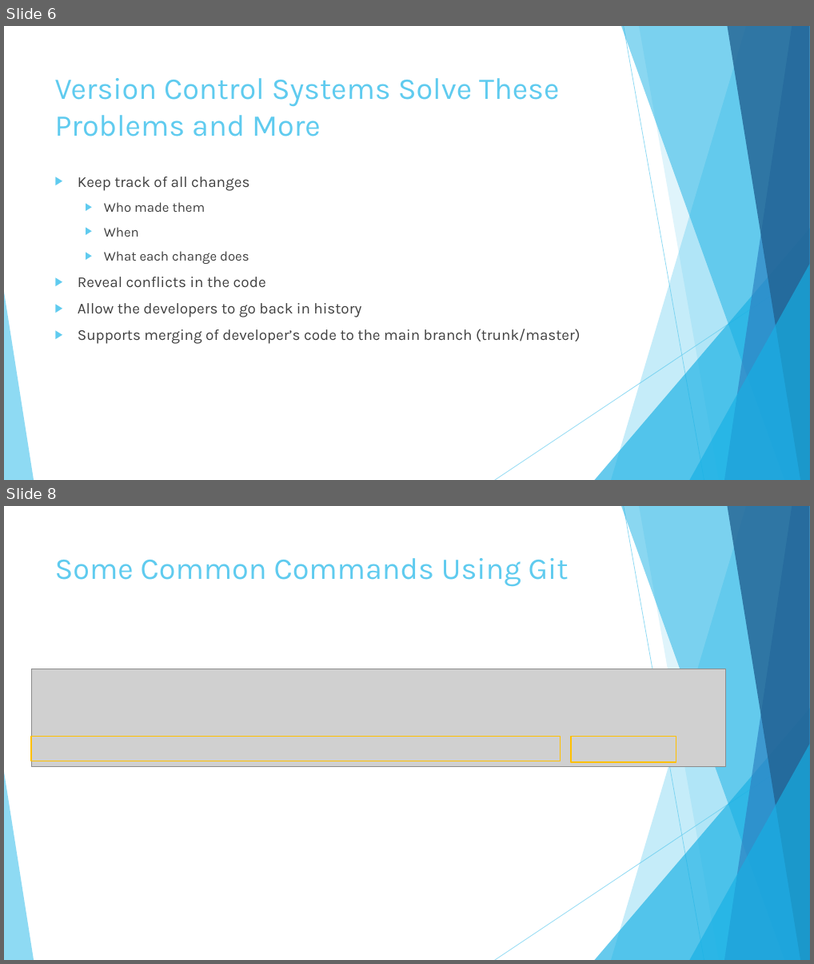
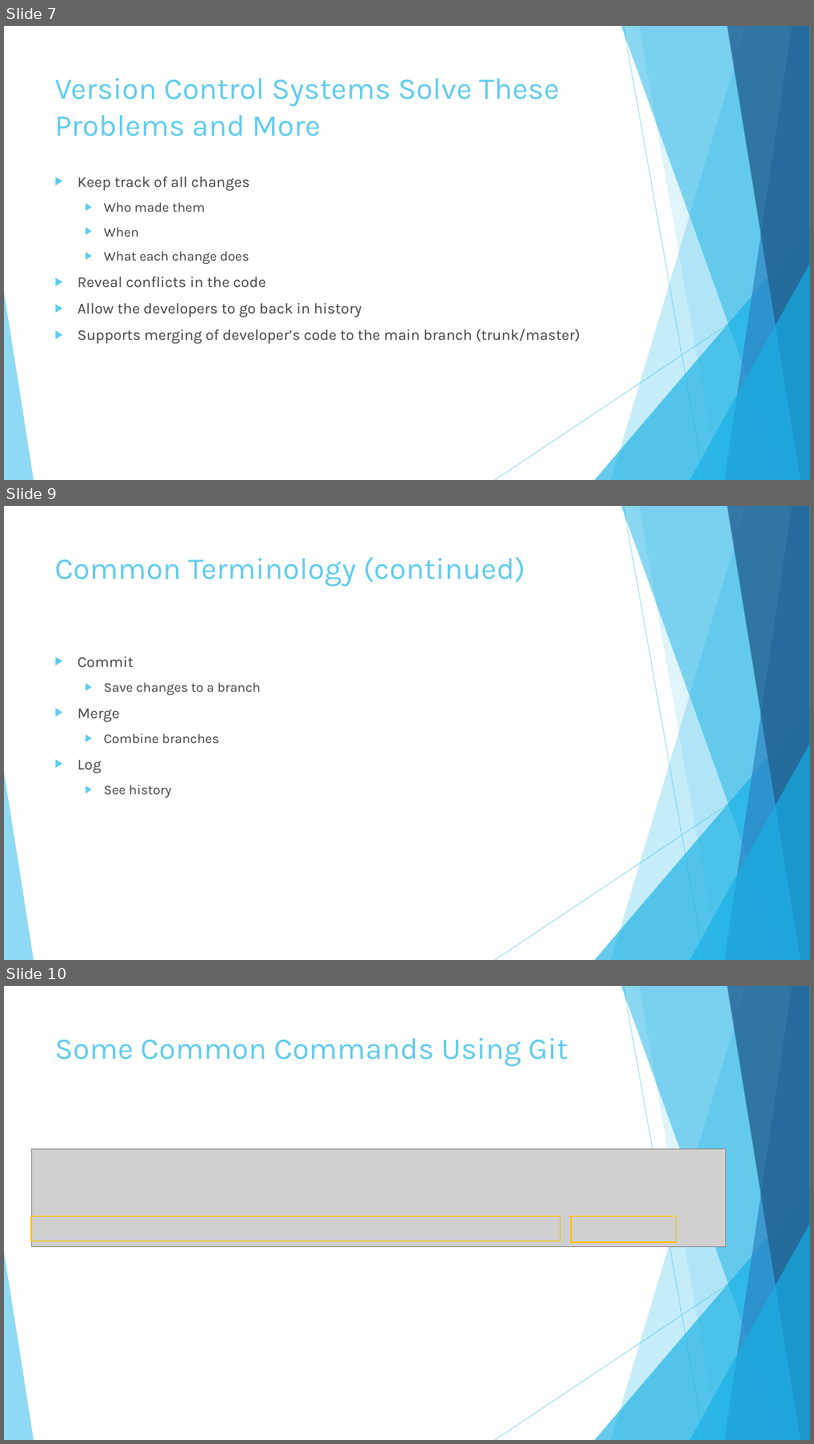
Before and after one commit to elishevastrauss1/VersionControl, a slide deck: Version Control Presentation.pptx. Shown one above the other, each under a label of ours: slides 6 and 8 before the commit, slides 7, 9 and 10 after it; the slides between them are not shown. The pictures are 814x964 and 814x1444 pixels, drawn with LibreOffice and Linux fonts; fonts in the diff are those of the drawing; grey boxes stand for pictures. Boxes give left, top, right and bottom in pixels: in the first picture for what was removed or moved away, otherwise in the second. Text is boxed around its words. In the diff, an @@ line names an element or a change of style, - is before the commit and + after.

```diff
--- a/Version Control Presentation.pptx
+++ b/Version Control Presentation.pptx
@@ slide 9 added at <box>4,506,810,960</box>, background #FFFFFF; not listed: 10 template elements that a slide beside it also shows @@
@@ title added at <box>55,556,526,587</box>, 36 pt, text #5FCBEF @@
+Common Terminology (continued)
@@ text added at <box>78,656,261,797</box>, 16 pt, text #404040 @@
+▶ Commit
+  ▶ Save changes to a branch
+▶ Merge
+  ▶ Combine branches
+▶ Log
+  ▶ See history
@@ what was slide 6 is now slide 7 @@
@@ what was slide 8 is now slide 10 @@
```
Also in this commit, not shown: 2 slides changed, 4 other slides added, 1 other file.
